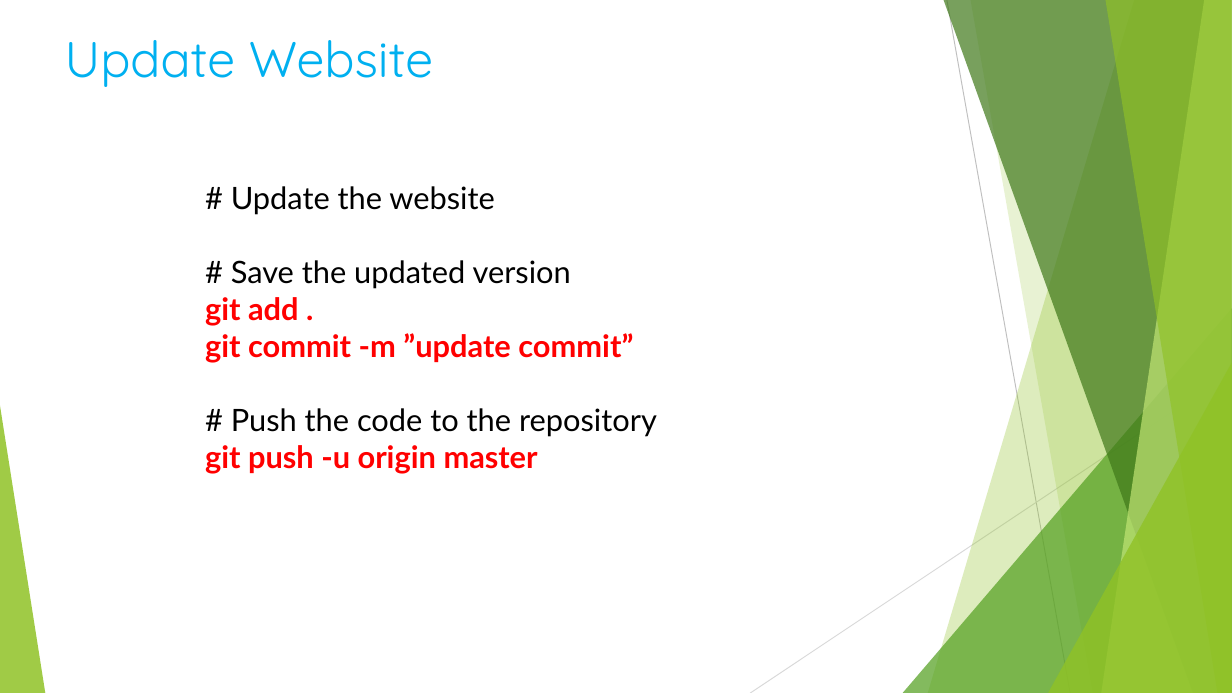
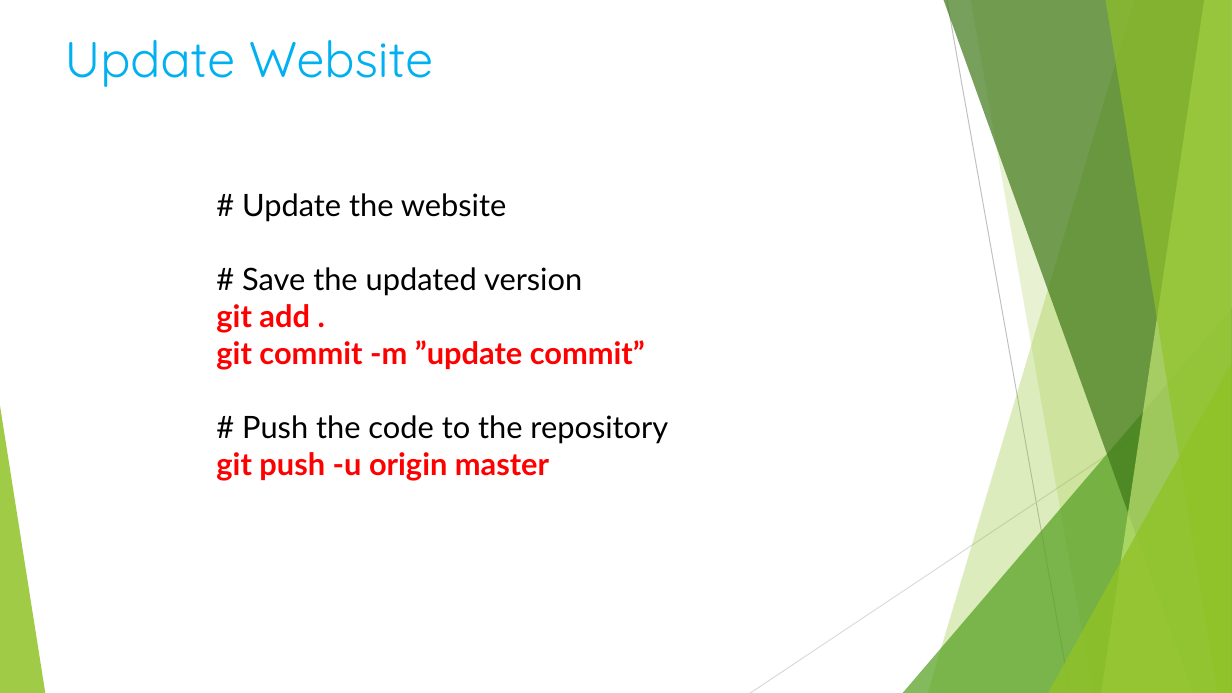
Before and after one commit to MSUN1004/MSUN1004.github.io, a slide deck: slide 11 of Git instructions.pptx. Drawn at 1232x693 pixels with LibreOffice and Linux fonts; fonts in the diff are those of the drawing. Boxes give left, top, right and bottom in pixels: in the first picture for what was removed or moved away, otherwise in the second. Text is boxed around its words. In the diff, an @@ line names an element or a change of style, - is before the commit and + after.

```diff
--- a/Git instructions.pptx
+++ b/Git instructions.pptx
@@ text "# Update the website": place and size @@
-text "# Update the website" at [205, 186, 657, 474]
+text "# Update the website" at [216, 193, 668, 481]
```
Also in this commit, not shown: 9 other files.
